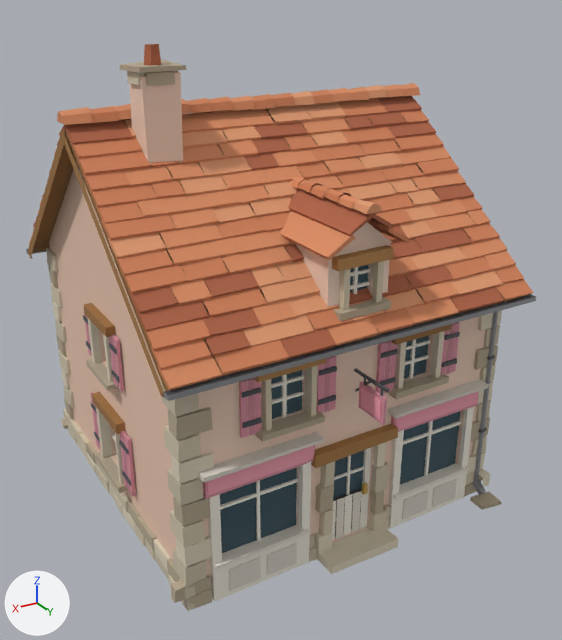
What one commit did to the glTF model games/la-petite-ligne-2/assets/lieux/aubrune/batiments/mercerie.glb.
Rendered twice from a camera (50 mm lens) standing at (7.71, 13.72, 10.34) and looking at (-0.11, 0.69, 3.83). The lights are fixed; the arrows at lower left show +X, +Y and +Z. The picture after the commit comes second. Vertices at exactly the same position are counted once.

Names of what the first picture shows: 'mercerie'.
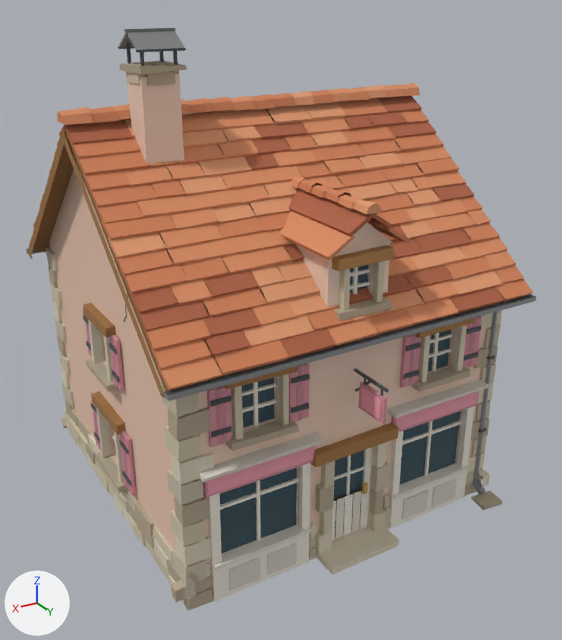
What differs and where, as boxes [x1, y1, x2, y2] in the pictures (562 x 640 px):
'mercerie', reshaped: before [26, 44, 536, 611]; after [26, 28, 536, 610]
part 1 of me_mercerie, rebuilt: before [153, 539, 171, 571]; after [154, 539, 170, 570]
part 2 of me_mercerie, rebuilt (11% narrower, 12% shorter): before [309, 547, 317, 562]; after [309, 547, 316, 560]
part 3 of me_mercerie, deleted: before [46, 44, 502, 603]
part 4 of me_mercerie, built on: before [52, 176, 491, 611]; after [45, 28, 502, 610]

What changed in the scene script:
```text
Change me_mercerie:
    used by ob_mercerie; location = (0.0, 0.0, 0.0)
    remove me_mercerie.from_pydata(...)  # 5153 vertices, 4495 faces; spans x -3.92..3.92, y -4.19..4.45, z -0.02..9.43
    add me_mercerie.from_pydata(...)  # 5549 vertices, 4913 faces; spans x -3.92..3.92, y -4.21..4.45, z -0.01..9.68
    me_mercerie part 1: the loose piece of 8 vertices spanning x 3.36..3.59, y 2.06..2.74, z 0.28..0.56 is rebuilt with 8 vertices and now spans x 3.37..3.59, y 2.05..2.74, z 0.27..0.56
    me_mercerie part 2: the loose piece of 8 vertices spanning x 0.83..0.98, y 3.38..3.6, z -0.01..0.29 is rebuilt with 8 vertices and now spans x 0.83..0.97, y 3.37..3.6, z -0.01..0.28
    me_mercerie part 3: 134 loose pieces with 1032 vertices, spanning x -3.76..3.8, y -3.8..4.41, z -0.02..9.43, are deleted
    me_mercerie part 4: 444 vertices moved from x -3.7..3.68, y -4.19..4.33, z -0.01..7.06 to x -3.68..3.68, y -4.21..4.33, z -0.01..7.06; 398 vertices removed from x -3.63..3.69, y -3.75..3.85, z -0.01..7.08; 1826 vertices added at x -3.76..3.78, y -3.8..4.42, z -0.01..9.68
    other edits to the shape of me_mercerie do not show in these pictures
```
